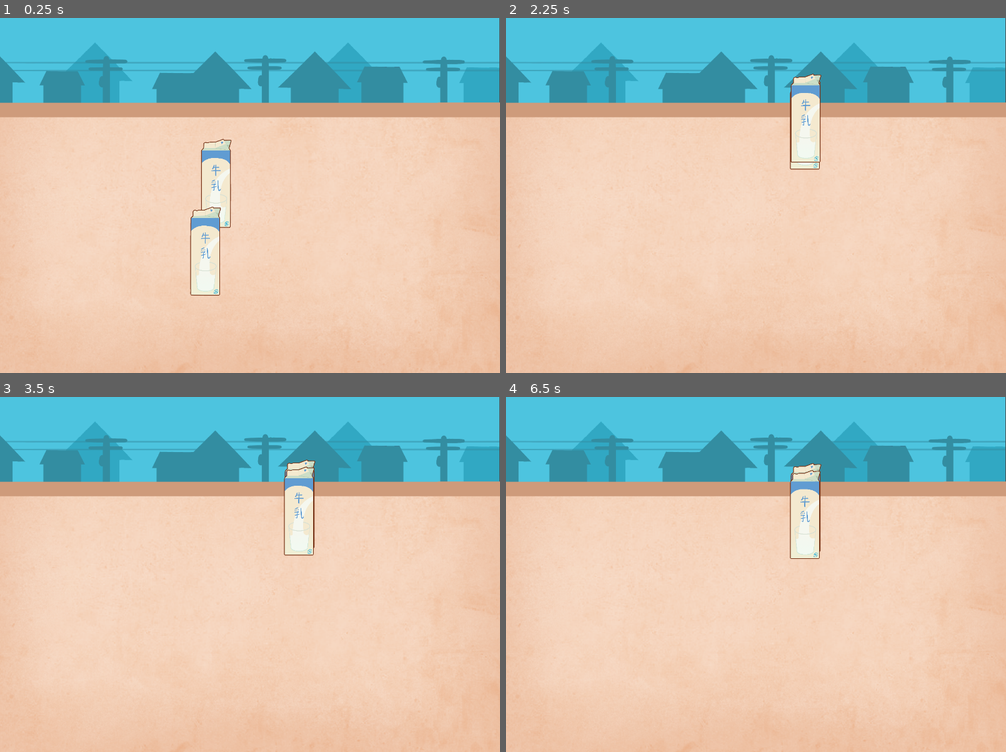
Above: before the commit, frames 1-4 (two rows, left to right).
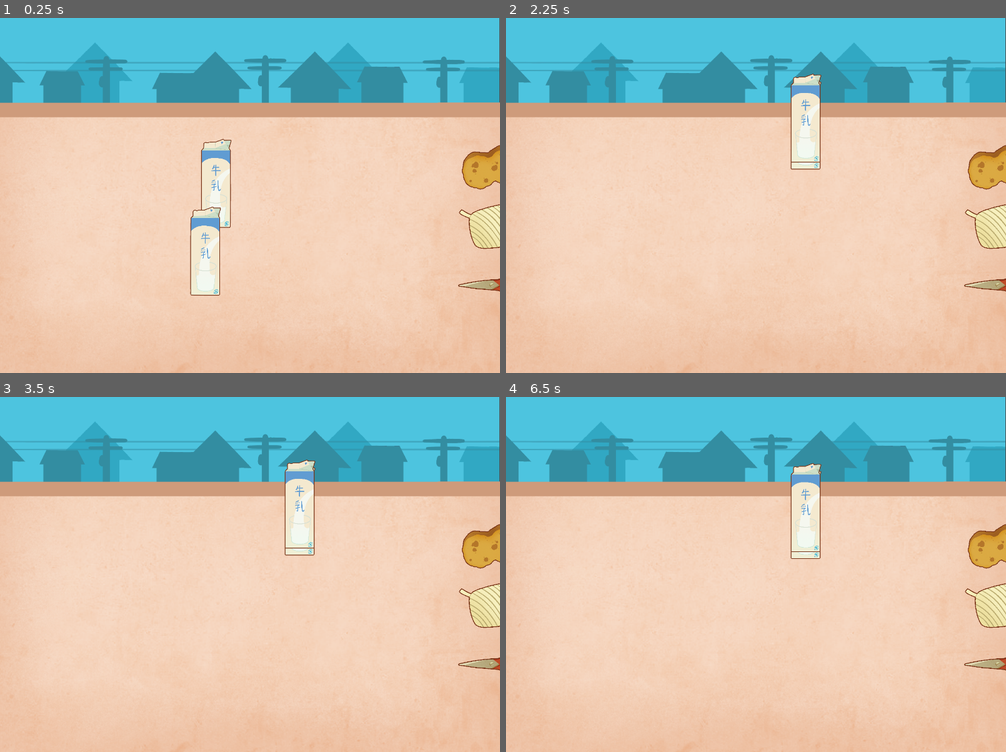
Above: after the commit, the same moments.

Repository: rararana/chiba-trash-management-game
Game: Godot game, scene res://scenes/base_level.tscn
Same seed, same stepped clock (60 frames per second), same inputs: the game is played once before the commit and once after it.
Inputs (mouse positions are in pixels of both pictures, inside the frame that each line leads up to):
- Up to frame 1 (0.25 s): no input
- Up to frame 2 (2.25 s): tap Enter at 0.5 s; drag from (721, 181) to (806, 117) at 0.52 s; drag from (711, 248) to (806, 120) at 1.27 s; move the mouse to (806, 117) at 2.02 s; click (806, 117) at 2.17 s
- Up to frame 3 (3.5 s): tap Space at 2.75 s; drag from (225, 645) to (300, 507) at 2.77 s
- Up to frame 4 (6.5 s): move the mouse to (906, 627) at 3.52 s; click (906, 627) at 3.67 s; tap Enter at 4.25, 5.75 s; drag from (606, 521) to (681, 485) at 4.27 s; tap Space at 5 s; move the mouse to (781, 574) at 5.02 s; click (781, 574) at 5.17 s; drag from (681, 485) to (806, 503) at 5.77 s

The runs differ from the first frame. In frame 1, 1.5% of the frame differs, in the area x 91-100%, y 35-78%; in frame 2, 1.6%; in frame 3, 2.1%, in the area x 56-100%, y 19-78%; in frame 4, 2.1%.

Commit message:
feat: add tools interaction

Diff:
--- a/chiba-trash-management/resources/trash/mmilk1.tres
+++ b/chiba-trash-management/resources/trash/mmilk1.tres
@@ -1,13 +1,14 @@
-[gd_resource type="Resource" script_class="TrashData" format=3 uid="uid://b5kavqx3pshp7"]
+[gd_resource type="Resource" script_class="TrashData" format=3 uid="uid://bw4120wl5nequ"]
 
 [ext_resource type="Texture2D" uid="uid://cxfw4wny5jxqj" path="res://assets/visual/trash/milk-1.PNG" id="1_w7vvw"]
 [ext_resource type="Script" uid="uid://bgsobymilpwpg" path="res://resources/trash_data.gd" id="2_5bfq2"]
-[ext_resource type="Texture2D" uid="uid://dvu5kgbc16od7" path="res://assets/visual/trash/milk-2.PNG" id="2_oye3u"]
+[ext_resource type="Resource" uid="uid://c5ppi6s53lp7c" path="res://resources/trash/mmilk2.tres" id="2_oye3u"]
 
 [resource]
 script = ExtResource("2_5bfq2")
 item_name = "Mmilk"
 item_texture = ExtResource("1_w7vvw")
-tools_needed = Array[String](["Scissors", "Sponge"])
+need_scissor = true
+need_sponge = true
 next_state = ExtResource("2_oye3u")
 metadata/_custom_type_script = "uid://bgsobymilpwpg"
--- a/chiba-trash-management/resources/trash/mmilk2.tres
+++ b/chiba-trash-management/resources/trash/mmilk2.tres
@@ -7,5 +7,6 @@
 script = ExtResource("1_8725d")
 item_name = "Mmilk"
 item_texture = ExtResource("1_eo2sq")
-tools_needed = Array[String](["Scissors", "Sponge"])
+need_scissors = true
+need_sponge = true
 metadata/_custom_type_script = "uid://bgsobymilpwpg"
--- a/chiba-trash-management/resources/trash_data.gd
+++ b/chiba-trash-management/resources/trash_data.gd
@@ -4,5 +4,7 @@
 @export var item_name: String
 @export var item_texture: Texture2D
 @export var category: String = "Paper"
-@export var tools_needed: Array[String] = []
+@export var need_scissor: bool = false
+@export var need_sponge: bool = false
+@export var need_tie: bool = false
 @export var next_state: Resource
--- a/chiba-trash-management/scenes/base_level.tscn
+++ b/chiba-trash-management/scenes/base_level.tscn
@@ -4,7 +4,10 @@
 [ext_resource type="Script" uid="uid://bbs5ag2wm52dl" path="res://scripts/base_level.gd" id="1_oox4p"]
 [ext_resource type="Texture2D" uid="uid://552xe1kjs07h" path="res://assets/visual/placement-box.PNG" id="2_0n1tn"]
 [ext_resource type="PackedScene" uid="uid://dwu8w5ihi8elj" path="res://scenes/trash_item.tscn" id="2_3aqo6"]
-[ext_resource type="Resource" uid="uid://b5kavqx3pshp7" path="res://resources/trash/mmilk1.tres" id="2_k2uud"]
+[ext_resource type="Resource" uid="uid://bw4120wl5nequ" path="res://resources/trash/mmilk1.tres" id="2_k2uud"]
+[ext_resource type="PackedScene" uid="uid://j0koflvvo0vk" path="res://scenes/scissor_tool.tscn" id="6_earhg"]
+[ext_resource type="PackedScene" uid="uid://bsv52a0au17lb" path="res://scenes/tie_tool.tscn" id="7_u6ue0"]
+[ext_resource type="PackedScene" uid="uid://cmxnlsdcesqob" path="res://scenes/sponge_tool.tscn" id="8_fal5o"]
 
 [node name="BaseLevel" type="Node2D" unique_id=1660347800]
 script = ExtResource("1_oox4p")
@@ -22,6 +25,7 @@
 offset_right = -2.0
 grow_horizontal = 2
 grow_vertical = 2
+mouse_filter = 2
 texture = ExtResource("1_dbkse")
 expand_mode = 2
 
@@ -34,6 +38,7 @@
 anchor_bottom = 1.0
 grow_horizontal = 2
 grow_vertical = 2
+mouse_filter = 2
 texture = ExtResource("2_0n1tn")
 expand_mode = 2
 
@@ -43,6 +48,20 @@
 
 [node name="Tools" type="Node2D" parent="." unique_id=54998351]
 
+[node name="ScissorTool" parent="Tools" unique_id=384508719 instance=ExtResource("6_earhg")]
+position = Vector2(1435, 769.99994)
+scale = Vector2(0.25, 0.25)
+
+[node name="TieTool" parent="Tools" unique_id=1947184718 instance=ExtResource("7_u6ue0")]
+position = Vector2(1415, 598)
+rotation = 1.4137167
+scale = Vector2(0.23, 0.23)
+
+[node name="SpongeTool" parent="Tools" unique_id=106498173 instance=ExtResource("8_fal5o")]
+position = Vector2(1417, 436)
+rotation = 1.3962634
+scale = Vector2(0.23, 0.23)
+
 [node name="SpawnerArea" type="Marker2D" parent="." unique_id=1834674229]
 unique_name_in_owner = true
 position = Vector2(726, 586)
--- /dev/null
+++ b/chiba-trash-management/scenes/base_tool.tscn
@@ -0,0 +1,13 @@
+[gd_scene format=3 uid="uid://dsqk38otbfivw"]
+
+[ext_resource type="Script" uid="uid://bdg3qkmj1vleo" path="res://scripts/base_tool.gd" id="1_wyx6q"]
+
+[sub_resource type="RectangleShape2D" id="RectangleShape2D_1flm6"]
+
+[node name="BaseTool" type="Area2D" unique_id=692491846]
+script = ExtResource("1_wyx6q")
+
+[node name="Sprite2D" type="Sprite2D" parent="." unique_id=790742089]
+
+[node name="CollisionShape2D" type="CollisionShape2D" parent="." unique_id=461574876]
+shape = SubResource("RectangleShape2D_1flm6")
--- /dev/null
+++ b/chiba-trash-management/scenes/scissor_tool.tscn
@@ -0,0 +1,18 @@
+[gd_scene format=3 uid="uid://j0koflvvo0vk"]
+
+[ext_resource type="Script" uid="uid://bvgu7xq54k083" path="res://scripts/scissor_tool.gd" id="1_rbwvi"]
+[ext_resource type="Texture2D" uid="uid://oor30oq6m5dq" path="res://assets/visual/tools/scissor-1.PNG" id="2_oappv"]
+
+[sub_resource type="RectangleShape2D" id="RectangleShape2D_r1fff"]
+size = Vector2(1005, 484)
+
+[node name="ScissorTool" type="Area2D" unique_id=384508719]
+script = ExtResource("1_rbwvi")
+
+[node name="Sprite2D" type="Sprite2D" parent="." unique_id=1626036708]
+scale = Vector2(0.5, 0.5)
+texture = ExtResource("2_oappv")
+
+[node name="CollisionShape2D" type="CollisionShape2D" parent="." unique_id=879955789]
+position = Vector2(-3.5, 6)
+shape = SubResource("RectangleShape2D_r1fff")
--- /dev/null
+++ b/chiba-trash-management/scenes/sponge_tool.tscn
@@ -0,0 +1,18 @@
+[gd_scene format=3 uid="uid://cmxnlsdcesqob"]
+
+[ext_resource type="Script" uid="uid://cjtuas842ti0m" path="res://scripts/sponge_tool.gd" id="1_8qfvg"]
+[ext_resource type="Texture2D" uid="uid://brqd7p4iuo7qq" path="res://assets/visual/tools/sponge.PNG" id="2_rmsyl"]
+
+[sub_resource type="RectangleShape2D" id="RectangleShape2D_rmsyl"]
+size = Vector2(535, 781)
+
+[node name="SpongeTool" type="Area2D" unique_id=106498173]
+script = ExtResource("1_8qfvg")
+
+[node name="Sprite2D" type="Sprite2D" parent="." unique_id=1508663763]
+scale = Vector2(0.4, 0.4)
+texture = ExtResource("2_rmsyl")
+
+[node name="CollisionShape2D" type="CollisionShape2D" parent="." unique_id=2107134614]
+position = Vector2(-26.5, 1.5)
+shape = SubResource("RectangleShape2D_rmsyl")
--- /dev/null
+++ b/chiba-trash-management/scenes/tie_tool.tscn
@@ -0,0 +1,18 @@
+[gd_scene format=3 uid="uid://bsv52a0au17lb"]
+
+[ext_resource type="Script" uid="uid://8duxcostyunt" path="res://scripts/tie_tool.gd" id="1_auhhp"]
+[ext_resource type="Texture2D" uid="uid://be4bg8p0df33c" path="res://assets/visual/tools/tie.PNG" id="2_sfd41"]
+
+[sub_resource type="RectangleShape2D" id="RectangleShape2D_sfd41"]
+size = Vector2(604, 784)
+
+[node name="TieTool" type="Area2D" unique_id=1947184718]
+script = ExtResource("1_auhhp")
+
+[node name="Sprite2D" type="Sprite2D" parent="." unique_id=1985828418]
+scale = Vector2(0.4, 0.4)
+texture = ExtResource("2_sfd41")
+
+[node name="CollisionShape2D" type="CollisionShape2D" parent="." unique_id=318281333]
+position = Vector2(26, -8)
+shape = SubResource("RectangleShape2D_sfd41")
--- /dev/null
+++ b/chiba-trash-management/scripts/base_tool.gd
@@ -0,0 +1,64 @@
+extends Area2D
+class_name BaseTool
+
+@export var tool_id: String
+#@export var MAX_SIZE = 150.0
+
+@onready var sprite: Sprite2D = $Sprite2D
+@onready var collision: CollisionShape2D = $CollisionShape2D
+
+var is_dragging: bool = false
+var drop_tween: Tween
+var start_position: Vector2
+
+func _ready():
+	start_position = global_position
+	input_event.connect(_on_input_event)
+
+	# Panggil fungsi resize pas pertama kali load
+	if sprite.texture:
+		_update_hitbox()
+
+func _update_hitbox():
+	var new_shape = RectangleShape2D.new()
+	new_shape.size = sprite.texture.get_size() * sprite.scale
+	collision.shape = new_shape
+
+func _on_input_event(viewport, event, shape_idx):
+	if event is InputEventMouseButton and event.button_index == MOUSE_BUTTON_LEFT:
+		if event.pressed:
+			is_dragging = true
+			z_index = 10
+			get_viewport().set_input_as_handled()
+
+			if drop_tween and drop_tween.is_valid():
+				drop_tween.kill()
+		else:
+			is_dragging = false
+			z_index = 0
+			check_apply_tool()
+
+func _process(delta: float):
+	if is_dragging:
+		global_position = get_global_mouse_position()
+
+func check_apply_tool():
+	var areas = get_overlapping_areas()
+	var applied = false
+
+	for area in areas:
+		if area.has_method("receive_tool"):
+			var success = area.receive_tool(tool_id)
+			if success:
+				applied = true
+				queue_free()
+				break
+
+	if not applied:
+		_return_to_start()
+
+func _return_to_start():
+	drop_tween = create_tween()
+	drop_tween.tween_property(self, "global_position", start_position, 0.2) \
+		.set_trans(Tween.TRANS_SINE) \
+		.set_ease(Tween.EASE_OUT)
--- /dev/null
+++ b/chiba-trash-management/scripts/scissor_tool.gd
@@ -0,0 +1,11 @@
+extends BaseTool
+
+func _ready():
+	super._ready()
+	tool_id = "scissor"
+
+func apply_tool_effect(trash_item: Area2D):
+	# Behavior khusus scissor
+	var is_success = trash_item.receive_tool(tool_id)
+	if is_success:
+		queue_free()
--- /dev/null
+++ b/chiba-trash-management/scripts/sponge_tool.gd
@@ -0,0 +1,11 @@
+extends BaseTool
+
+func _ready():
+	super._ready()
+	tool_id = "sponge"
+
+func apply_tool_effect(trash_item: Area2D):
+	# Behavior khusus sponge
+	var is_success = trash_item.receive_tool(tool_id)
+	if is_success:
+		queue_free()
--- /dev/null
+++ b/chiba-trash-management/scripts/tie_tool.gd
@@ -0,0 +1,11 @@
+extends BaseTool
+
+func _ready():
+	super._ready()
+	tool_id = "tie"
+
+func apply_tool_effect(trash_item: Area2D):
+	# Behavior khusus tie
+	var is_success = trash_item.receive_tool(tool_id)
+	if is_success:
+		queue_free()
--- a/chiba-trash-management/scripts/trash_item.gd
+++ b/chiba-trash-management/scripts/trash_item.gd
@@ -61,3 +61,23 @@
 		item_data = item_data.next_state
 		sprite.texture = item_data.item_texture
 		_update_hitbox()
+
+
+func receive_tool(incoming_tool_id: String) -> bool:
+	var can_process = false
+
+	match incoming_tool_id:
+		"scissor":
+			can_process = item_data.need_scissor
+		"sponge":
+			can_process = item_data.need_sponge
+		"tie":
+			can_process = item_data.need_tie
+
+	if can_process and item_data.next_state:
+		item_data = item_data.next_state
+		sprite.texture = item_data.item_texture
+		_update_hitbox()
+		return true
+
+	return false
Binary file added: chiba-trash-management/assets/visual/tools/scissor-1.PNG
Binary file added: chiba-trash-management/assets/visual/tools/scissor.PNG
Binary file added: chiba-trash-management/assets/visual/tools/sponge.PNG
Binary file added: chiba-trash-management/assets/visual/tools/tie.PNG
Not shown: 1 places in chiba-trash-management/resources/trash/mmilk2.tres that only renumber resources
